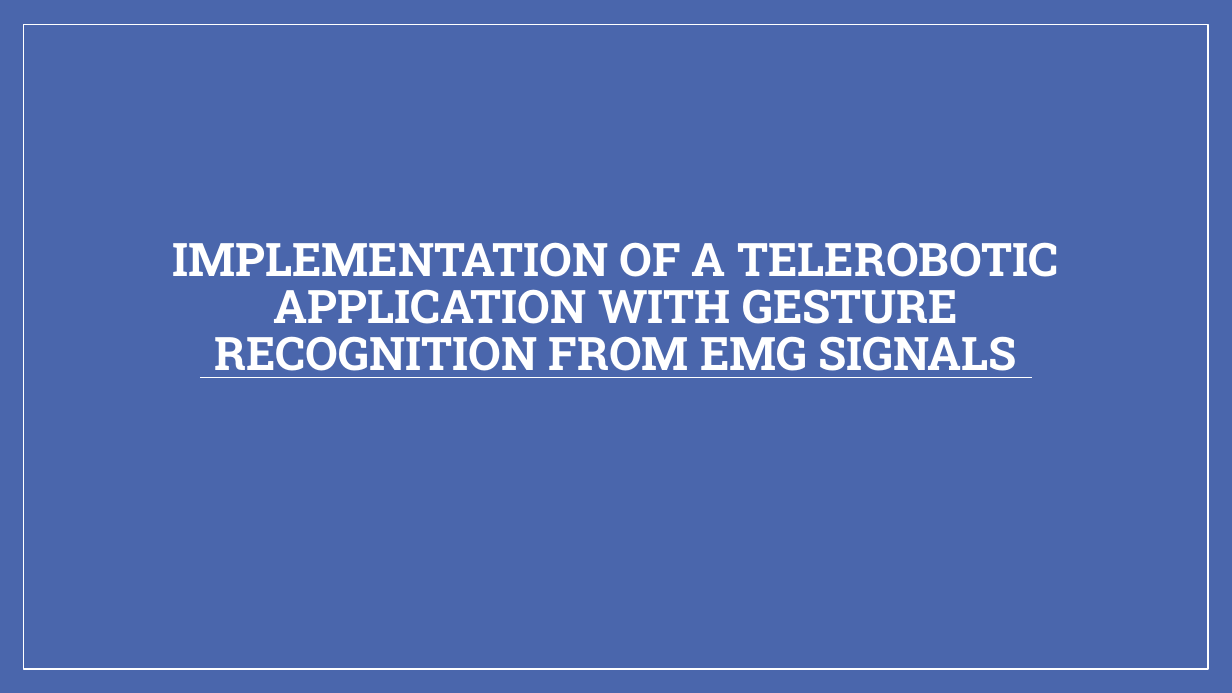
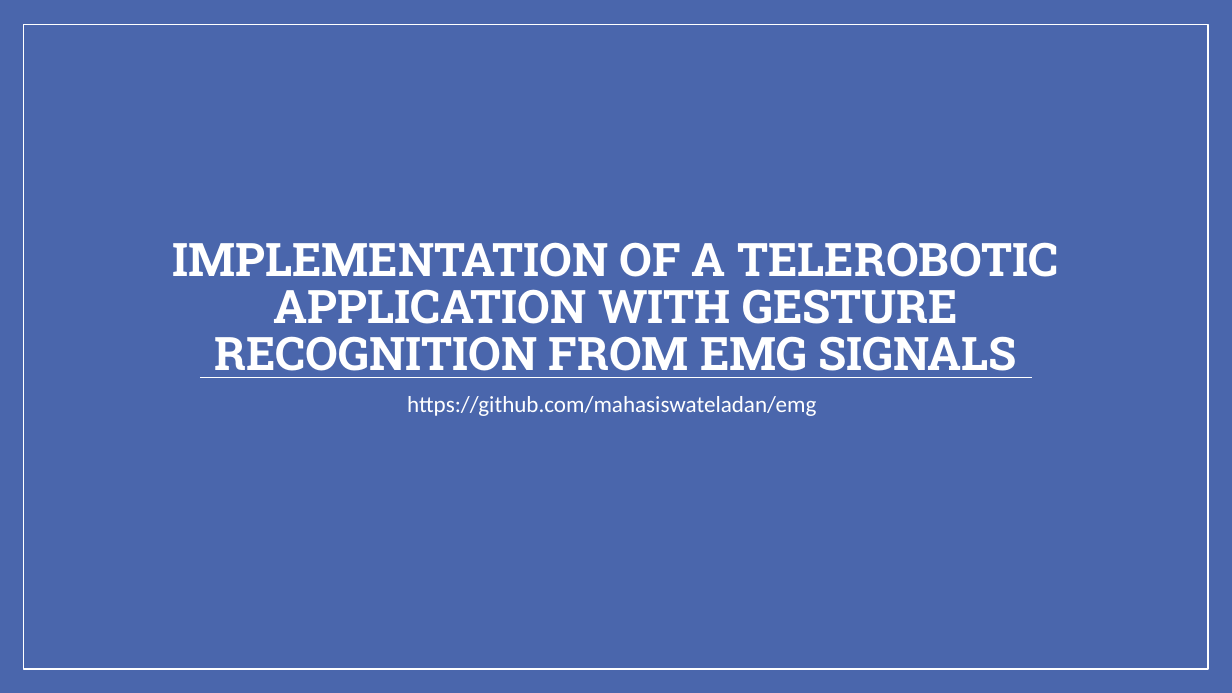
Before and after one commit to fpangestu/emg, a slide deck: slide 1 of Implementation of a Telerobotic Application with Gesture Recognition - Report.pptx. Drawn at 1232x693 pixels with LibreOffice and Linux fonts; fonts in the diff are those of the drawing. Boxes give left, top, right and bottom in pixels: in the first picture for what was removed or moved away, otherwise in the second. Text is boxed around its words. In the diff, an @@ line names an element or a change of style, - is before the commit and + after.

```diff
--- a/Implementation of a Telerobotic Application with Gesture Recognition - Report.pptx
+++ b/Implementation of a Telerobotic Application with Gesture Recognition - Report.pptx
@@ text added at [407, 396, 816, 416], 18 pt, text #FFFFFF @@
+https://github.com/mahasiswateladan/emg
```
